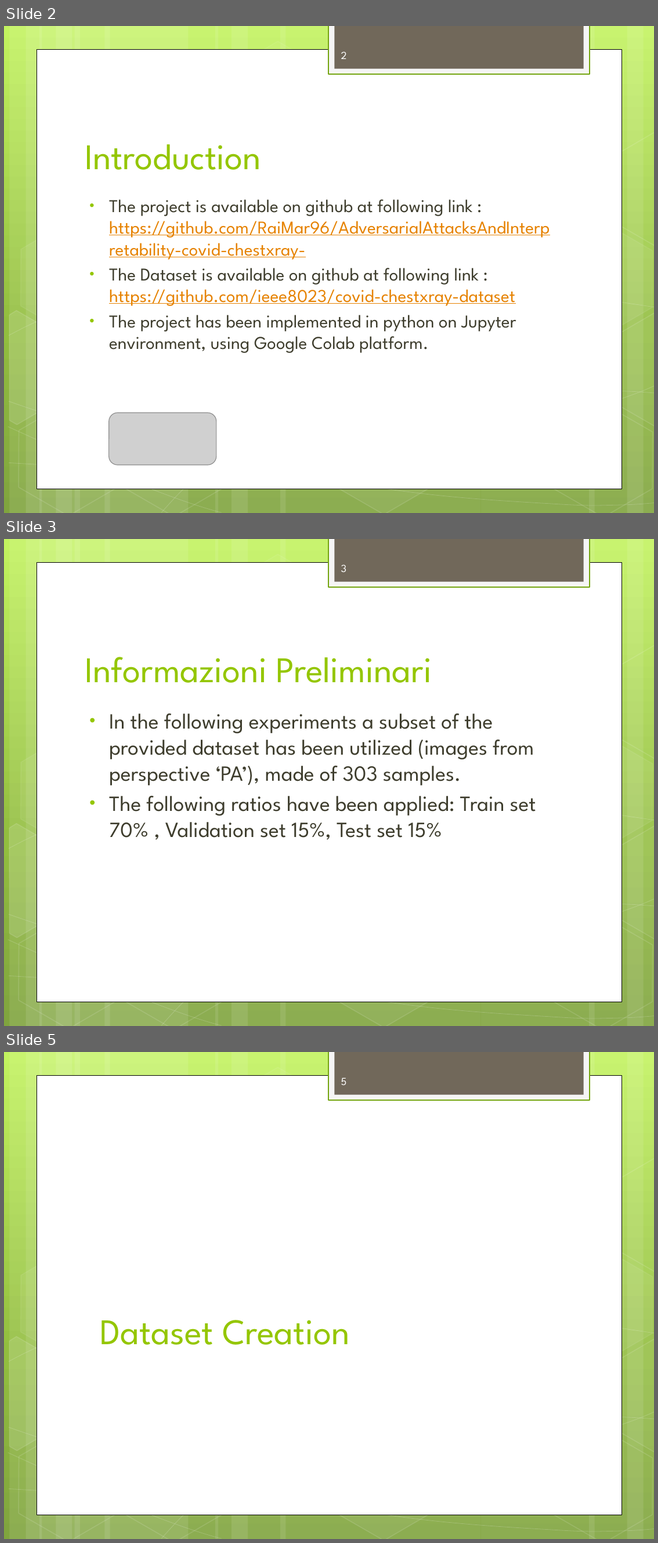
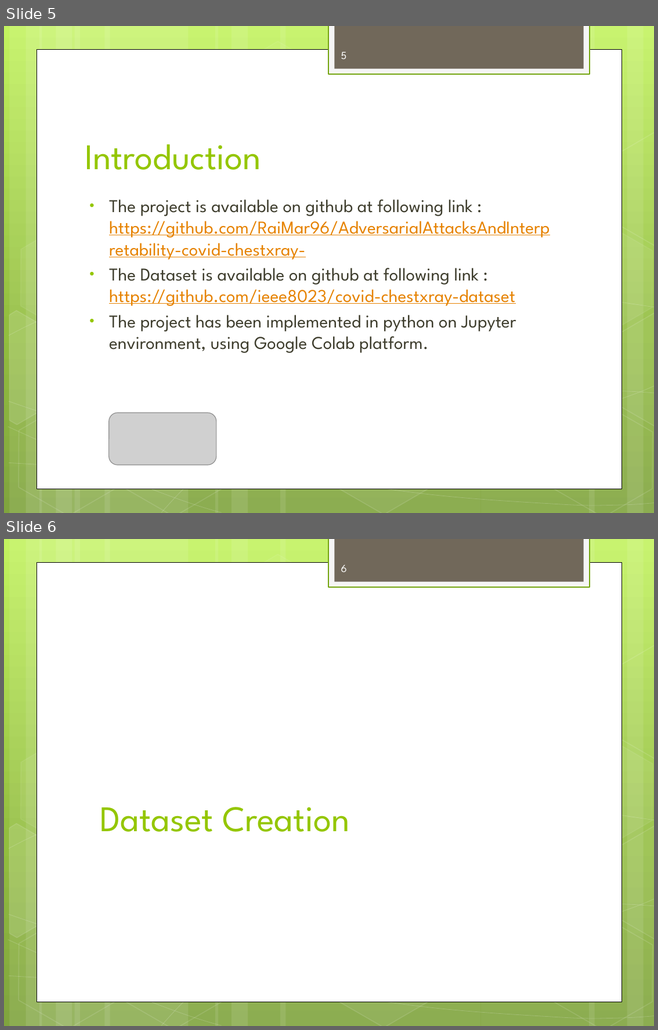
Before and after one commit to RaiMar96/AdversarialAttacksAndInterpretability-covid-chestxray-, a slide deck: docs/ProjectOverview.pptx. Shown one above the other, each under a label of ours: slides 2, 3 and 5 before the commit, slides 5 and 6 after it; the slides between them are not shown. The pictures are 658x1543 and 658x1030 pixels, drawn with LibreOffice and Linux fonts; fonts in the diff are those of the drawing; grey boxes stand for pictures. Boxes give left, top, right and bottom in pixels: in the first picture for what was removed or moved away, otherwise in the second. Text is boxed around its words. In the diff, an @@ line names an element or a change of style, - is before the commit and + after.

```diff
--- a/docs/ProjectOverview.pptx
+++ b/docs/ProjectOverview.pptx
@@ slide 3 removed at box(4, 539, 654, 1026), background gradient #C3F35F to #93BF3F to #81A53E; not listed: 31 template elements that a slide beside it also shows @@
@@ page number removed at box(341, 565, 347, 572) @@
-3
@@ title removed at box(85, 657, 432, 683) @@
-Informazioni Preliminari
@@ text removed at box(109, 714, 536, 840) @@
-• In the following experiments a subset of the provided dataset has been utilized (images from perspective ‘PA’), made of 303 samples.
-• The following ratios have been applied: Train set 70% , Validation set 15%, Test set 15%
@@ what was slide 2 is now slide 5 @@
@@ page number at box(341, 52, 347, 59): text changed @@
-2
+5
@@ what was slide 5 is now slide 6 @@
@@ page number at box(341, 565, 347, 572): text changed @@
-5
+6
```
Also in this commit, not shown: 6 slides changed, 9 slides added, 2 other slides removed, 2 other files.
